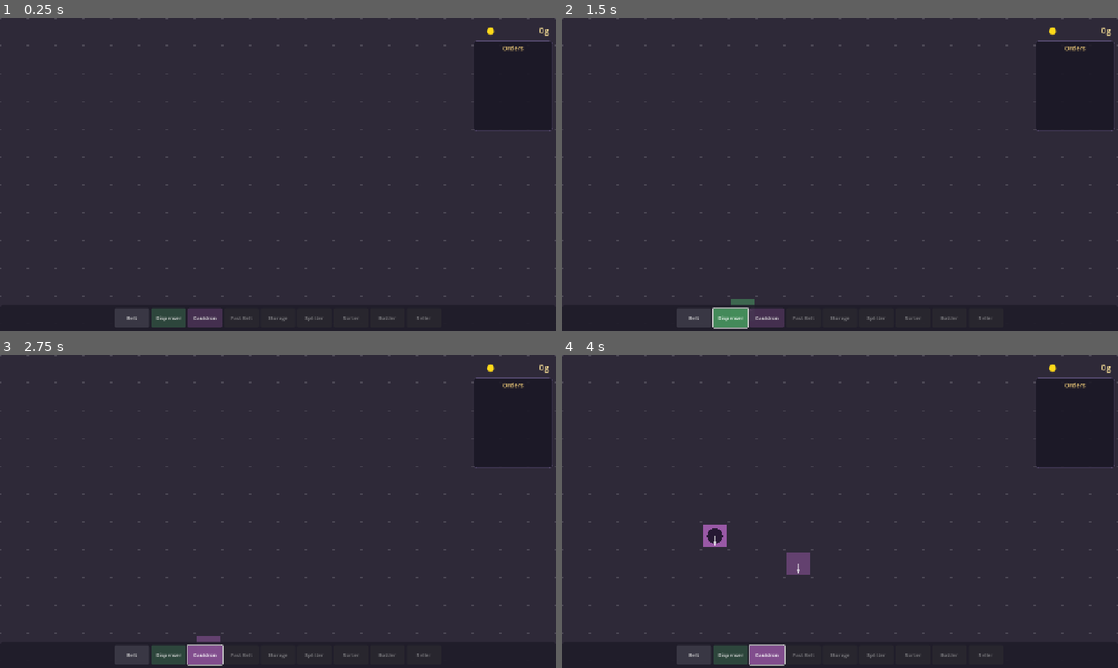
Above: before the commit, frames 1-4 (two rows, left to right).
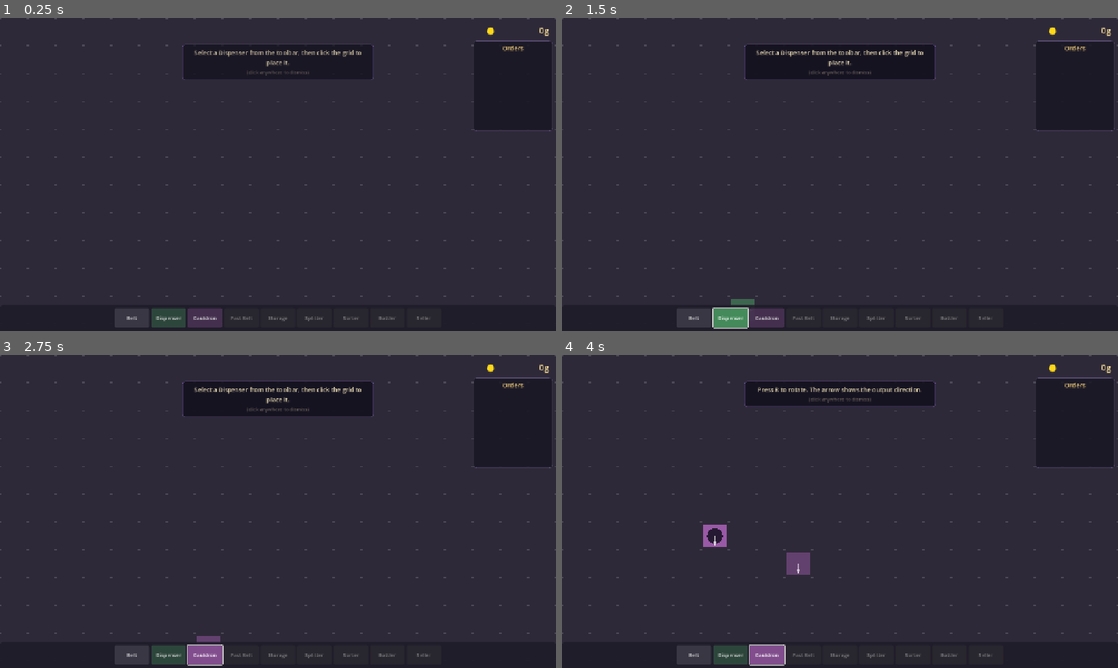
Above: after the commit, the same moments.

Repository: Alyx-Clark/the-cozy-cauldron
Game: Godot game, scene res://scenes/main.tscn
Same seed, same stepped clock (60 frames per second), same inputs: the game is played once before the commit and once after it.
Inputs (mouse positions are in pixels of both pictures, inside the frame that each line leads up to):
- Up to frame 1 (0.25 s): no input
- Up to frame 2 (1.5 s): click "Belt" at 0.5 s; click "Dispenser" at 1.25 s
- Up to frame 3 (2.75 s): click "Cauldron" at 2 s
- Up to frame 4 (4 s): tap Enter at 2.75 s; move the mouse to (962, 495) at 2.77 s; tap R at 2.85 s; click (962, 495) at 2.92 s; tap Space at 3.5 s; drag from (728, 527) to (812, 574) at 3.52 s

The runs differ from the first frame. In frame 1, 0.4% of the frame differs, in the area x 32-68%, y 8-20%; in frame 2, 0.4%; in frame 3, 0.4%; in frame 4, 0.3%.

Commit message:
complete phase 3
polish game with added sounds, animations, particle effects, etc

Diff:
--- a/project.godot
+++ b/project.godot
@@ -19,6 +19,7 @@
 [autoload]
 
 GameState="*res://scripts/game_state.gd"
+SoundManager="*res://scripts/sound_manager.gd"
 
 [display]
 
--- a/scenes/main.tscn
+++ b/scenes/main.tscn
@@ -31,8 +31,11 @@
 [node name="ItemContainer" type="Node2D" parent="GameWorld"]
 z_index = 2
 
+[node name="EffectsContainer" type="Node2D" parent="GameWorld"]
+z_index = 4
+
 [node name="GhostPreview" type="Node2D" parent="GameWorld"]
-z_index = 3
+z_index = 5
 script = ExtResource("5")
 
 [node name="UI" type="CanvasLayer" parent="."]
--- /dev/null
+++ b/scripts/effects_manager.gd
@@ -0,0 +1,58 @@
+class_name EffectsManager
+
+# Static factory for visual effects. Call setup() once with the container node.
+
+static var _container: Node2D = null
+
+## Must be called once from game_world._ready() with the EffectsContainer node.
+static func setup(container: Node2D) -> void:
+	_container = container
+
+## Spawn a burst of particles at a world position.
+static func spawn_burst(pos: Vector2, color: Color, count: int = 8, radius: float = 20.0, lifetime: float = 0.4) -> void:
+	if _container == null:
+		return
+	var particles := CPUParticles2D.new()
+	particles.position = pos
+	particles.emitting = true
+	particles.one_shot = true
+	particles.explosiveness = 1.0
+	particles.amount = count
+	particles.lifetime = lifetime
+	particles.direction = Vector2.ZERO
+	particles.spread = 180.0
+	particles.initial_velocity_min = radius * 1.5
+	particles.initial_velocity_max = radius * 2.5
+	particles.gravity = Vector2.ZERO
+	particles.damping_min = radius * 3.0
+	particles.damping_max = radius * 4.0
+	particles.scale_amount_min = 2.0
+	particles.scale_amount_max = 4.0
+	particles.color = color
+	# Fade out over lifetime
+	var color_ramp := Gradient.new()
+	color_ramp.set_color(0, Color(color, 1.0))
+	color_ramp.set_color(1, Color(color, 0.0))
+	particles.color_ramp = color_ramp
+	_container.add_child(particles)
+	# Auto-free after particles finish
+	particles.finished.connect(particles.queue_free)
+
+## Spawn floating "+Xg" text that rises and fades out.
+static func spawn_gold_text(pos: Vector2, amount: int) -> void:
+	if _container == null:
+		return
+	var label := Label.new()
+	label.text = "+" + str(amount) + "g"
+	label.add_theme_color_override("font_color", Color(1.0, 0.9, 0.2))
+	label.add_theme_font_size_override("font_size", 16)
+	label.position = pos - Vector2(20, 10)
+	label.z_index = 10
+	_container.add_child(label)
+
+	var tween := label.create_tween()
+	tween.set_parallel(true)
+	tween.tween_property(label, "position:y", pos.y - 40, 0.8).set_ease(Tween.EASE_OUT)
+	tween.tween_property(label, "modulate:a", 0.0, 0.8).set_delay(0.3)
+	tween.set_parallel(false)
+	tween.tween_callback(label.queue_free)
--- a/scripts/game_state.gd
+++ b/scripts/game_state.gd
@@ -17,6 +17,7 @@
 signal recipe_unlocked(index: int)
 signal machine_unlocked(key: String)
 signal potion_sold(potion_type: int, amount: int)
+signal potion_brewed(potion_type: int)
 
 # Potion sell prices — built in _ready()
 var _potion_prices: Dictionary = {}
--- a/scripts/game_world.gd
+++ b/scripts/game_world.gd
@@ -3,6 +3,7 @@
 @onready var grid_manager: GridManager = $GridManager
 @onready var machine_container: Node2D = $MachineContainer
 @onready var item_container: Node2D = $ItemContainer
+@onready var effects_container: Node2D = $EffectsContainer
 @onready var ghost_preview: Node2D = $GhostPreview
 
 # Current placement direction
@@ -14,7 +15,12 @@
 # Scene references for machine types
 var _machine_scenes: Dictionary = {}
 
+# Tutorial manager reference (set by main.gd)
+var tutorial_manager: TutorialManager = null
+
 func _ready() -> void:
+	EffectsManager.setup(effects_container)
+
 	# Preload machine scenes
 	_machine_scenes["conveyor"] = preload("res://scenes/machines/conveyor_belt.tscn")
 	_machine_scenes["dispenser"] = preload("res://scenes/machines/dispenser.tscn")
@@ -86,10 +92,21 @@
 	machine_container.add_child(machine)
 	grid_manager.place_machine(grid_pos, machine)
 
+	# Placement burst + sound
+	EffectsManager.spawn_burst(grid_manager.grid_to_world(grid_pos), Color(1.0, 1.0, 1.0, 0.7), 6, 16.0, 0.25)
+	SoundManager.play("place")
+
+	# Tutorial triggers
+	if tutorial_manager != null:
+		tutorial_manager.on_machine_placed(selected_machine)
+
 func _try_remove(grid_pos: Vector2i) -> void:
 	var machine := grid_manager.remove_machine(grid_pos)
 	if machine == null:
 		return
+	# Removal burst + sound
+	EffectsManager.spawn_burst(grid_manager.grid_to_world(grid_pos), Color(1.0, 0.5, 0.4, 0.7), 6, 16.0, 0.25)
+	SoundManager.play("remove")
 	# Clean up any item the machine is holding
 	if machine is MachineBase and machine.current_item != null:
 		machine.current_item.queue_free()
@@ -134,6 +151,10 @@
 	var price: int = maxi(1, GameState.get_potion_price(machine.current_item.item_type) / 2)
 	GameState.add_gold(price)
 	GameState.potion_sold.emit(machine.current_item.item_type, price)
+	# Hand-sell effects
+	EffectsManager.spawn_burst(machine.position, Color(1.0, 0.85, 0.1), 6, 14.0, 0.3)
+	EffectsManager.spawn_gold_text(machine.position, price)
+	SoundManager.play("sell")
 	machine.current_item.queue_free()
 	machine.current_item = null
 	return true
--- a/scripts/machines/auto_seller.gd
+++ b/scripts/machines/auto_seller.gd
@@ -60,8 +60,18 @@
 
 func _finish_selling() -> void:
 	_is_selling = false
+	var price: int = GameState.get_potion_price(_sell_type)
+	if _sell_bottled:
+		price *= 2
 	GameState.sell_potion(_sell_type, _sell_bottled)
 	_flash_timer = 0.4
+
+	# Gold burst + floating price text + sound
+	var world_pos := grid_manager.grid_to_world(grid_pos)
+	EffectsManager.spawn_burst(world_pos, Color(1.0, 0.85, 0.1), 8, 18.0, 0.4)
+	EffectsManager.spawn_gold_text(world_pos, price)
+	SoundManager.play("sell")
+
 	_sell_type = ItemTypes.Type.NONE
 	_sell_bottled = false
 	queue_redraw()
--- a/scripts/machines/bottler.gd
+++ b/scripts/machines/bottler.gd
@@ -55,6 +55,9 @@
 	if current_item != null:
 		current_item.is_bottled = true
 		current_item.queue_redraw()
+	# Golden sparkle + sound on bottling complete
+	EffectsManager.spawn_burst(grid_manager.grid_to_world(grid_pos), Color(1.0, 0.85, 0.3), 6, 16.0, 0.35)
+	SoundManager.play("bottle")
 	queue_redraw()
 
 func _try_push_output() -> void:
--- a/scripts/machines/cauldron.gd
+++ b/scripts/machines/cauldron.gd
@@ -90,6 +90,13 @@
 	item.setup(_brew_result, grid_manager.grid_to_world(grid_pos))
 	item_container.add_child(item)
 	current_item = item
+
+	# Brew-complete effects
+	var potion_color: Color = ItemTypes.COLORS.get(_brew_result, Color.WHITE)
+	EffectsManager.spawn_burst(grid_manager.grid_to_world(grid_pos), potion_color, 12, 24.0, 0.5)
+	SoundManager.play("brew_complete")
+	GameState.potion_brewed.emit(_brew_result)
+
 	_brew_result = ItemTypes.Type.NONE
 	queue_redraw()
 
--- a/scripts/machines/dispenser.gd
+++ b/scripts/machines/dispenser.gd
@@ -43,6 +43,11 @@
 	item_container.add_child(item)
 	current_item = item
 
+	# Small spawn puff + sound
+	var ing_color: Color = ItemTypes.COLORS.get(ingredient_type, Color.WHITE)
+	EffectsManager.spawn_burst(grid_manager.grid_to_world(grid_pos), ing_color, 4, 12.0, 0.3)
+	SoundManager.play("dispense")
+
 func _try_push_forward() -> void:
 	if current_item == null or current_item.is_moving:
 		return
@@ -59,6 +64,7 @@
 		return
 	_ingredient_index = (_ingredient_index + 1) % available.size()
 	ingredient_type = available[_ingredient_index]
+	SoundManager.play("click")
 	# Discard the held item if it's the wrong type
 	if current_item != null and current_item.item_type != ingredient_type:
 		current_item.queue_free()
--- a/scripts/main.gd
+++ b/scripts/main.gd
@@ -5,6 +5,7 @@
 
 var order_manager: Node
 var save_manager: Node
+var tutorial_manager: TutorialManager
 
 func _ready() -> void:
 	toolbar.machine_selected.connect(game_world.select_machine)
@@ -19,6 +20,13 @@
 	save_manager.name = "SaveManager"
 	add_child(save_manager)
 
+	# Create tutorial manager
+	tutorial_manager = TutorialManager.new()
+	tutorial_manager.name = "TutorialManager"
+	add_child(tutorial_manager)
+	tutorial_manager.setup($UI)
+	game_world.tutorial_manager = tutorial_manager
+
 	# Create gold display
 	var gold_display := preload("res://scripts/ui/gold_display.gd").new()
 	gold_display.name = "GoldDisplay"
@@ -29,6 +37,7 @@
 	order_panel.name = "OrderPanel"
 	$UI.add_child(order_panel)
 	order_manager.order_panel = order_panel
+	order_manager.ui_layer = $UI
 
 	# Create unlock shop
 	var unlock_shop := preload("res://scripts/ui/unlock_shop.gd").new()
@@ -36,11 +45,14 @@
 	$UI.add_child(unlock_shop)
 
 	# Setup save manager
-	save_manager.setup(game_world.grid_manager, order_manager)
+	save_manager.setup(game_world.grid_manager, order_manager, tutorial_manager)
 
 	# Try to load saved game
 	if save_manager.load_game():
 		_restore_machines()
+	else:
+		# Fresh start — show first tutorial hint
+		tutorial_manager.show_initial_hint()
 
 func _restore_machines() -> void:
 	var machines: Array = save_manager.loaded_machines
--- a/scripts/order_manager.gd
+++ b/scripts/order_manager.gd
@@ -13,6 +13,9 @@
 
 # Reference to order panel UI (set by main.gd)
 var order_panel: Node = null
+
+# Reference to UI CanvasLayer for notifications (set by main.gd)
+var ui_layer: Node = null
 
 signal order_completed(order: Dictionary)
 
@@ -77,8 +80,13 @@
 
 func _complete_order(order: Dictionary) -> void:
 	GameState.add_gold(order["reward"])
+	var reward: int = order["reward"]
 	orders.erase(order)
 	order_completed.emit(order)
+	SoundManager.play("order_complete")
+	# Show notification
+	if ui_layer != null:
+		NotificationPopup.show_notification(ui_layer, "Order Complete! +" + str(reward) + "g")
 	_update_panel()
 
 func _update_panel() -> void:
--- a/scripts/save_manager.gd
+++ b/scripts/save_manager.gd
@@ -6,13 +6,15 @@
 var _auto_save_timer: float = 0.0
 var _grid_manager: GridManager = null
 var _order_manager: Node = null
+var _tutorial_manager: Node = null
 
 # Stored after load for main.gd to use for machine restoration
 var loaded_machines: Array = []
 
-func setup(grid_manager: GridManager, order_manager: Node) -> void:
+func setup(grid_manager: GridManager, order_manager: Node, tutorial_manager: Node = null) -> void:
 	_grid_manager = grid_manager
 	_order_manager = order_manager
+	_tutorial_manager = tutorial_manager
 
 func _process(delta: float) -> void:
 	_auto_save_timer += delta
@@ -40,6 +42,7 @@
 		"unlocked_machines": GameState.unlocked_machines.duplicate(),
 		"machines": _serialize_machines(),
 		"orders": _order_manager.get_save_data() if _order_manager != null else [],
+		"tutorial_seen": _tutorial_manager.get_save_data() if _tutorial_manager != null else [],
 	}
 
 	var json_string := JSON.stringify(data, "  ")
@@ -97,6 +100,11 @@
 		var saved_orders: Array = data.get("orders", [])
 		_order_manager.load_save_data(saved_orders)
 
+	# Restore tutorial state
+	if _tutorial_manager != null:
+		var saved_tutorial: Array = data.get("tutorial_seen", [])
+		_tutorial_manager.load_save_data(saved_tutorial)
+
 	return true
 
 func get_machine_data() -> Array:
--- /dev/null
+++ b/scripts/sound_manager.gd
@@ -0,0 +1,121 @@
+extends Node
+
+# Programmatic sound effects using AudioStreamWAV.
+# All sounds generated in _ready() — no external audio files needed.
+
+const SAMPLE_RATE := 22050
+const MIX_RATE := 22050
+
+var _players: Dictionary = {}
+
+func _ready() -> void:
+	_create_sound("place", _gen_sweep(300.0, 500.0, 0.08))
+	_create_sound("remove", _gen_sweep(400.0, 200.0, 0.08))
+	_create_sound("brew_complete", _gen_sine_decay(800.0, 0.15))
+	_create_sound("sell", _gen_coin_clink())
+	_create_sound("unlock", _gen_arpeggio([600.0, 800.0, 1000.0], 0.1))
+	_create_sound("dispense", _gen_noise_burst(0.05))
+	_create_sound("bottle", _gen_sine_decay(1000.0, 0.1))
+	_create_sound("order_complete", _gen_arpeggio([500.0, 700.0, 900.0], 0.13))
+	_create_sound("click", _gen_noise_burst(0.03))
+
+## Play a named sound effect.
+func play(sound_name: String) -> void:
+	if _players.has(sound_name):
+		var player: AudioStreamPlayer = _players[sound_name]
+		player.play()
+
+func _create_sound(sound_name: String, data: PackedByteArray) -> void:
+	var stream := AudioStreamWAV.new()
+	stream.format = AudioStreamWAV.FORMAT_16_BITS
+	stream.mix_rate = MIX_RATE
+	stream.stereo = false
+	stream.data = data
+
+	var player := AudioStreamPlayer.new()
+	player.stream = stream
+	player.volume_db = -8.0
+	add_child(player)
+	_players[sound_name] = player
+
+## Frequency sweep (rising or falling).
+func _gen_sweep(freq_start: float, freq_end: float, duration: float) -> PackedByteArray:
+	var samples := int(SAMPLE_RATE * duration)
+	var data := PackedByteArray()
+	data.resize(samples * 2)
+	var phase := 0.0
+	for i in range(samples):
+		var t := float(i) / float(samples)
+		var freq := lerpf(freq_start, freq_end, t)
+		var envelope := 1.0 - t  # Linear fade out
+		var value := sin(phase * TAU) * envelope * 0.5
+		phase += freq / SAMPLE_RATE
+		var sample := int(value * 32767.0)
+		data[i * 2] = sample & 0xFF
+		data[i * 2 + 1] = (sample >> 8) & 0xFF
+	return data
+
+## Single sine tone with decay.
+func _gen_sine_decay(freq: float, duration: float) -> PackedByteArray:
+	var samples := int(SAMPLE_RATE * duration)
+	var data := PackedByteArray()
+	data.resize(samples * 2)
+	for i in range(samples):
+		var t := float(i) / float(samples)
+		var envelope := (1.0 - t) * (1.0 - t)  # Quadratic decay
+		var value := sin(float(i) / SAMPLE_RATE * freq * TAU) * envelope * 0.4
+		var sample := int(value * 32767.0)
+		data[i * 2] = sample & 0xFF
+		data[i * 2 + 1] = (sample >> 8) & 0xFF
+	return data
+
+## Two quick high-pitched hits (coin clink).
+func _gen_coin_clink() -> PackedByteArray:
+	var duration := 0.1
+	var samples := int(SAMPLE_RATE * duration)
+	var data := PackedByteArray()
+	data.resize(samples * 2)
+	for i in range(samples):
+		var t := float(i) / float(samples)
+		var hit1_env := maxf(0.0, 1.0 - t * 6.0)  # First hit: fast decay
+		var hit2_start := 0.4
+		var hit2_env := maxf(0.0, 1.0 - (t - hit2_start) * 8.0) if t > hit2_start else 0.0
+		var value := sin(float(i) / SAMPLE_RATE * 1200.0 * TAU) * hit1_env * 0.35
+		value += sin(float(i) / SAMPLE_RATE * 1400.0 * TAU) * hit2_env * 0.3
+		var sample := int(value * 32767.0)
+		data[i * 2] = sample & 0xFF
+		data[i * 2 + 1] = (sample >> 8) & 0xFF
+	return data
+
+## Ascending arpeggio (3 tones).
+func _gen_arpeggio(freqs: Array, tone_duration: float) -> PackedByteArray:
+	var total_duration := tone_duration * freqs.size()
+	var samples := int(SAMPLE_RATE * total_duration)
+	var data := PackedByteArray()
+	data.resize(samples * 2)
+	var tone_samples := int(SAMPLE_RATE * tone_duration)
+	for i in range(samples):
+		@warning_ignore("integer_division")
+		var tone_idx := mini(i / tone_samples, freqs.size() - 1)
+		var tone_t := float(i - tone_idx * tone_samples) / float(tone_samples)
+		var freq: float = freqs[tone_idx]
+		var envelope := (1.0 - tone_t) * (1.0 - tone_t) * 0.8
+		var value := sin(float(i) / SAMPLE_RATE * freq * TAU) * envelope * 0.35
+		var sample := int(value * 32767.0)
+		data[i * 2] = sample & 0xFF
+		data[i * 2 + 1] = (sample >> 8) & 0xFF
+	return data
+
+## Short noise burst.
+func _gen_noise_burst(duration: float) -> PackedByteArray:
+	var samples := int(SAMPLE_RATE * duration)
+	var data := PackedByteArray()
+	data.resize(samples * 2)
+	for i in range(samples):
+		var t := float(i) / float(samples)
+		var envelope := (1.0 - t) * (1.0 - t)
+		var value := (randf() * 2.0 - 1.0) * envelope * 0.3
+		var sample := int(value * 32767.0)
+		data[i * 2] = sample & 0xFF
+		data[i * 2 + 1] = (sample >> 8) & 0xFF
+	return data
--- /dev/null
+++ b/scripts/tutorial_manager.gd
@@ -0,0 +1,165 @@
+class_name TutorialManager
+extends Node
+
+# Lightweight contextual hint system. Shows one hint at a time.
+
+# Hint definitions: [id, text, trigger description]
+const HINTS: Array = [
+	["select_dispenser", "Select a Dispenser from the toolbar, then click the grid to place it."],
+	["rotate_hint", "Press R to rotate. The arrow shows the output direction."],
+	["place_belts", "Place Conveyor Belts to move items along."],
+	["place_cauldron", "Place a Cauldron to combine ingredients into a potion."],
+	["cycle_dispenser", "Click a Dispenser (no tool selected) to change its ingredient."],
+	["hand_sell", "Click a potion on a machine to hand-sell it for gold."],
+	["open_shop", "Press U to open the Unlock Shop."],
+]
+
+var hints_seen: Array = []
+var _current_hint: PanelContainer = null
+var _ui_layer: Node = null
+
+# Track game events for triggering hints
+var _machines_placed: int = 0
+var _has_brewed: bool = false
+var _has_earned_gold: bool = false
+
+func setup(ui_layer: Node) -> void:
+	_ui_layer = ui_layer
+	# Connect to game signals
+	GameState.gold_changed.connect(_on_gold_changed)
+	GameState.potion_brewed.connect(_on_potion_brewed)
+
+func _on_gold_changed(amount: int) -> void:
+	if amount > 0 and not _has_earned_gold:
+		_has_earned_gold = true
+		_try_show("open_shop")
+
+func _on_potion_brewed(_potion_type: int) -> void:
+	on_potion_brewed()
+	on_potion_available()
+
+## Called by game_world after placing a machine.
+func on_machine_placed(machine_type: String) -> void:
+	_machines_placed += 1
+
+	if _machines_placed == 1:
+		_try_show("rotate_hint")
+	elif machine_type == "dispenser" and _machines_placed >= 1:
+		_try_show("place_belts")
+	elif _machines_placed >= 3:
+		_try_show("place_cauldron")
+
+## Called when a potion is brewed for the first time.
+func on_potion_brewed() -> void:
+	if not _has_brewed:
+		_has_brewed = true
+		_try_show("cycle_dispenser")
+
+## Called after the first cauldron is placed.
+func on_cauldron_placed() -> void:
+	_try_show("cycle_dispenser")
+
+## Called after a potion exists on a machine (for hand-sell hint).
+func on_potion_available() -> void:
+	_try_show("hand_sell")
+
+## Show the initial hint on fresh start.
+func show_initial_hint() -> void:
+	_try_show("select_dispenser")
+
+func _try_show(hint_id: String) -> void:
+	if hint_id in hints_seen:
+		return
+	if _current_hint != null:
+		return  # Don't stack hints
+
+	# Find the hint text
+	var hint_text := ""
+	for h in HINTS:
+		if h[0] == hint_id:
+			hint_text = h[1]
+			break
+	if hint_text == "":
+		return
+
+	hints_seen.append(hint_id)
+	_show_hint_panel(hint_text)
+
+func _show_hint_panel(text: String) -> void:
+	if _ui_layer == null:
+		return
+
+	var panel := PanelContainer.new()
+	panel.anchor_left = 0.5
+	panel.anchor_right = 0.5
+	panel.anchor_top = 0.0
+	panel.anchor_bottom = 0.0
+	panel.offset_left = -220
+	panel.offset_right = 220
+	panel.offset_top = 60
+	panel.offset_bottom = 110
+
+	var style := StyleBoxFlat.new()
+	style.bg_color = Color(0.08, 0.07, 0.12, 0.92)
+	style.border_color = Color(0.5, 0.4, 0.7, 0.6)
+	style.border_width_left = 1
+	style.border_width_right = 1
+	style.border_width_top = 1
+	style.border_width_bottom = 1
+	style.corner_radius_top_left = 6
+	style.corner_radius_top_right = 6
+	style.corner_radius_bottom_left = 6
+	style.corner_radius_bottom_right = 6
+	style.content_margin_left = 16
+	style.content_margin_right = 16
+	style.content_margin_top = 10
+	style.content_margin_bottom = 10
+	panel.add_theme_stylebox_override("panel", style)
+
+	var vbox := VBoxContainer.new()
+	vbox.add_theme_constant_override("separation", 4)
+	panel.add_child(vbox)
+
+	var label := Label.new()
+	label.text = text
+	label.add_theme_color_override("font_color", Color(0.9, 0.85, 0.7))
+	label.add_theme_font_size_override("font_size", 14)
+	label.horizontal_alignment = HORIZONTAL_ALIGNMENT_CENTER
+	label.autowrap_mode = TextServer.AUTOWRAP_WORD_SMART
+	vbox.add_child(label)
+
+	var dismiss := Label.new()
+	dismiss.text = "(click anywhere to dismiss)"
+	dismiss.add_theme_color_override("font_color", Color(0.6, 0.55, 0.5, 0.6))
+	dismiss.add_theme_font_size_override("font_size", 11)
+	dismiss.horizontal_alignment = HORIZONTAL_ALIGNMENT_CENTER
+	vbox.add_child(dismiss)
+
+	# Fade in
+	panel.modulate.a = 0.0
+	_ui_layer.add_child(panel)
+	_current_hint = panel
+
+	var tween := panel.create_tween()
+	tween.tween_property(panel, "modulate:a", 1.0, 0.3)
+
+func _unhandled_input(event: InputEvent) -> void:
+	if _current_hint != null and event is InputEventMouseButton and event.pressed:
+		_dismiss_hint()
+
+func _dismiss_hint() -> void:
+	if _current_hint == null:
+		return
+	var panel := _current_hint
+	_current_hint = null
+	var tween := panel.create_tween()
+	tween.tween_property(panel, "modulate:a", 0.0, 0.2)
+	tween.tween_callback(panel.queue_free)
+
+## Get tutorial state for saving.
+func get_save_data() -> Array:
+	return hints_seen.duplicate()
+
+## Restore tutorial state from save data.
+func load_save_data(data: Array) -> void:
+	hints_seen = data.duplicate()
--- a/scripts/ui/gold_display.gd
+++ b/scripts/ui/gold_display.gd
@@ -1,6 +1,8 @@
 extends HBoxContainer
 
 var _label: Label
+var _previous_gold: int = 0
+var _default_color := Color(1.0, 0.9, 0.6)
 
 func _ready() -> void:
 	# Position in top-right
@@ -23,7 +25,7 @@
 	# Gold amount label
 	_label = Label.new()
 	_label.text = "0g"
-	_label.add_theme_color_override("font_color", Color(1.0, 0.9, 0.6))
+	_label.add_theme_color_override("font_color", _default_color)
 	_label.add_theme_font_size_override("font_size", 20)
 	_label.horizontal_alignment = HORIZONTAL_ALIGNMENT_RIGHT
 	_label.size_flags_horizontal = Control.SIZE_EXPAND_FILL
@@ -31,8 +33,25 @@
 
 	add_theme_constant_override("separation", 6)
 
+	_previous_gold = GameState.gold
 	GameState.gold_changed.connect(_on_gold_changed)
 	_on_gold_changed(GameState.gold)
 
 func _on_gold_changed(new_amount: int) -> void:
 	_label.text = str(new_amount) + "g"
+
+	# Determine gain vs spend
+	var gained: bool = new_amount > _previous_gold
+	_previous_gold = new_amount
+
+	# Scale bounce
+	var tween := create_tween()
+	tween.tween_property(self, "scale", Vector2(1.2, 1.2), 0.08).set_ease(Tween.EASE_OUT)
+	tween.tween_property(self, "scale", Vector2(1.0, 1.0), 0.15).set_ease(Tween.EASE_IN)
+
+	# Color flash
+	var flash_color := Color(0.3, 1.0, 0.3) if gained else Color(1.0, 0.35, 0.3)
+	_label.add_theme_color_override("font_color", flash_color)
+	var color_tween := create_tween()
+	color_tween.tween_interval(0.12)
+	color_tween.tween_callback(_label.add_theme_color_override.bind("font_color", _default_color))
--- /dev/null
+++ b/scripts/ui/notification_popup.gd
@@ -0,0 +1,39 @@
+class_name NotificationPopup
+extends Label
+
+# Self-contained notification that fades in, holds, then fades out and frees itself.
+
+static func show_notification(parent: Node, message: String) -> void:
+	var popup := NotificationPopup.new()
+	popup.text = message
+	parent.add_child(popup)
+
+func _ready() -> void:
+	# Style
+	add_theme_color_override("font_color", Color(1.0, 0.85, 0.2))
+	add_theme_font_size_override("font_size", 24)
+	horizontal_alignment = HORIZONTAL_ALIGNMENT_CENTER
+	vertical_alignment = VERTICAL_ALIGNMENT_CENTER
+
+	# Center on screen
+	anchor_left = 0.5
+	anchor_right = 0.5
+	anchor_top = 0.35
+	anchor_bottom = 0.35
+	offset_left = -200
+	offset_right = 200
+	offset_top = -20
+	offset_bottom = 20
+
+	# Shadow for readability
+	add_theme_color_override("font_shadow_color", Color(0, 0, 0, 0.6))
+	add_theme_constant_override("shadow_offset_x", 2)
+	add_theme_constant_override("shadow_offset_y", 2)
+
+	# Start invisible, animate in
+	modulate.a = 0.0
+	var tween := create_tween()
+	tween.tween_property(self, "modulate:a", 1.0, 0.25)
+	tween.tween_interval(1.5)
+	tween.tween_property(self, "modulate:a", 0.0, 0.5)
+	tween.tween_callback(queue_free)
--- a/scripts/ui/toolbar.gd
+++ b/scripts/ui/toolbar.gd
@@ -107,6 +107,7 @@
 	_buttons[machine_type] = btn
 
 func _on_button_pressed(machine_type: String, btn: Button) -> void:
+	SoundManager.play("click")
 	if _current_selection == machine_type:
 		# Deselect
 		_current_selection = ""
--- a/scripts/ui/unlock_shop.gd
+++ b/scripts/ui/unlock_shop.gd
@@ -142,11 +142,25 @@
 	if GameState.unlock_recipe(index):
 		btn.text = "Owned"
 		btn.disabled = true
+		SoundManager.play("unlock")
+		_animate_purchase(btn)
 
 func _on_machine_buy(key: String, btn: Button) -> void:
 	if GameState.unlock_machine(key):
 		btn.text = "Owned"
 		btn.disabled = true
+		SoundManager.play("unlock")
+		_animate_purchase(btn)
+
+func _animate_purchase(btn: Button) -> void:
+	# Green flash then fade back
+	btn.add_theme_color_override("font_color", Color(0.2, 1.0, 0.3))
+	var tween := btn.create_tween()
+	tween.set_parallel(true)
+	tween.tween_property(btn, "scale", Vector2(1.15, 1.15), 0.1).set_ease(Tween.EASE_OUT)
+	tween.set_parallel(false)
+	tween.tween_property(btn, "scale", Vector2(1.0, 1.0), 0.15).set_ease(Tween.EASE_IN)
+	tween.tween_callback(btn.remove_theme_color_override.bind("font_color"))
 
 func _on_gold_changed(_amount: int) -> void:
 	_refresh_button_states()
Not shown, added: scripts/effects_manager.gd.uid
Not shown, added: scripts/sound_manager.gd.uid
Not shown, added: scripts/tutorial_manager.gd.uid
Not shown, added: scripts/ui/notification_popup.gd.uid
